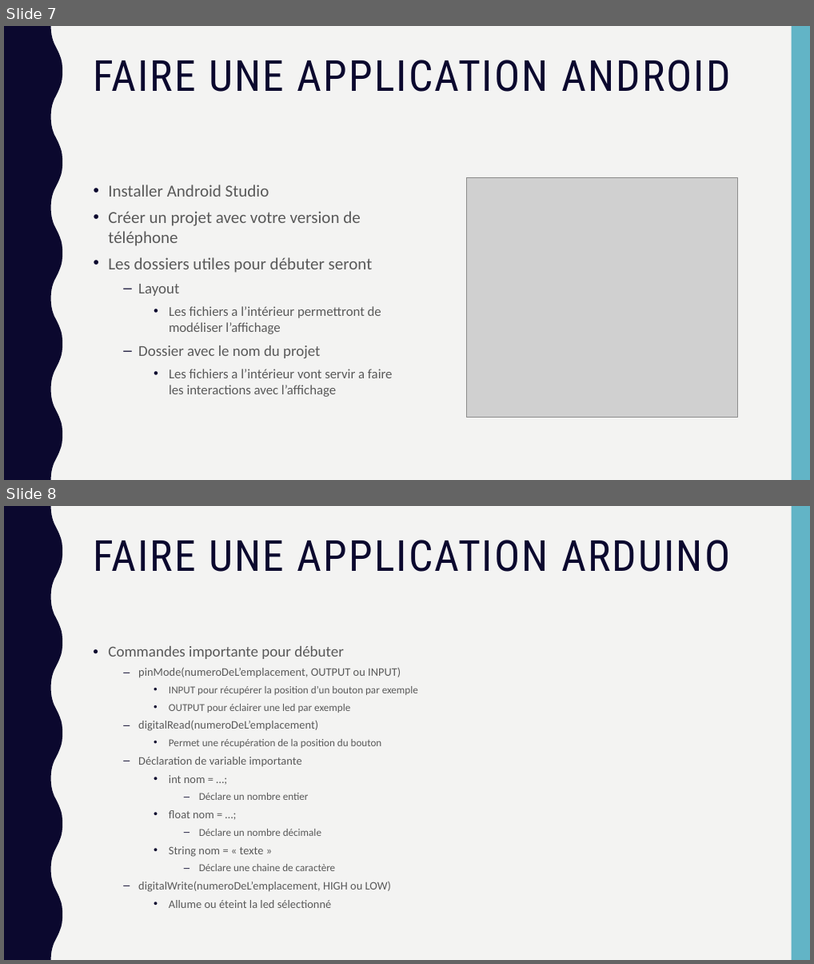
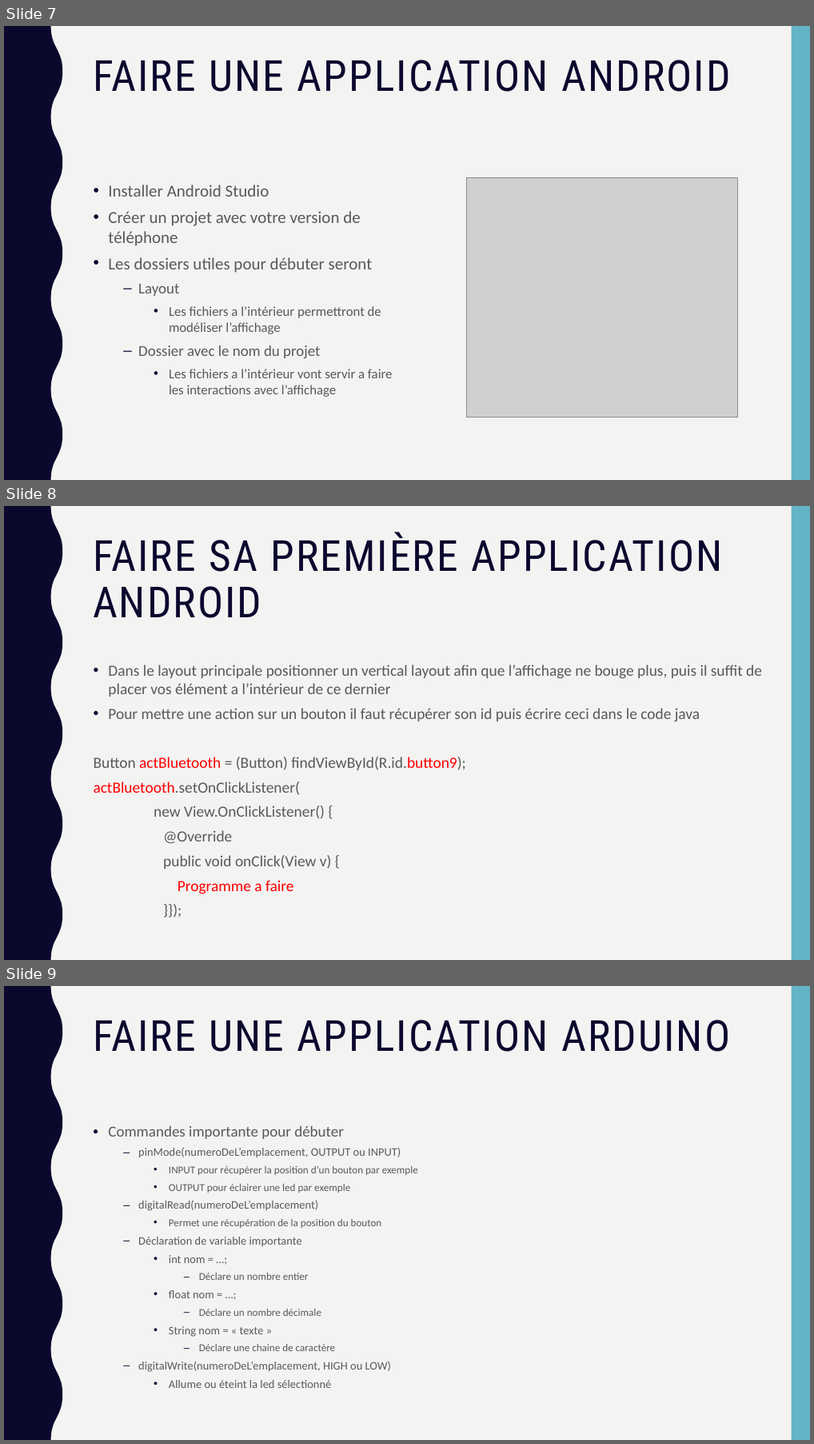
Before and after one commit to PandaPoPy/arduino_thinkcode, a slide deck: cours/Irondelle.pptx. Shown one above the other, each under a label of ours: slides 7 and 8 before the commit, slides 7, 8 and 9 after it. The pictures are 814x964 and 814x1444 pixels, drawn with LibreOffice and Linux fonts; fonts in the diff are those of the drawing; grey boxes stand for pictures. Boxes give left, top, right and bottom in pixels: in the first picture for what was removed or moved away, otherwise in the second. Text is boxed around its words. In the diff, an @@ line names an element or a change of style, - is before the commit and + after.

```diff
--- a/cours/Irondelle.pptx
+++ b/cours/Irondelle.pptx
@@ slide 8 added at bbox=[4, 506, 810, 960], background #F3F3F2; not listed: 2 template elements that a slide beside it also shows @@
@@ title added at bbox=[93, 532, 722, 618], 51 pt, text #0B082E @@
+FAIRE SA PREMIÈRE APPLICATION ANDROID
@@ text added at bbox=[94, 664, 762, 894], 18.5 pt, text #595959 @@
+• Dans le layout principale positionner un vertical layout afin que l’affichage ne bouge plus, puis il suffit de placer vos élément a l’intérieur de ce dernier
+• Pour mettre une action sur un bouton il faut récupérer son id puis écrire ceci dans le code java
+Button actBluetooth = (Button) findViewById(R.id.button9);
+actBluetooth.setOnClickListener(
+new View.OnClickListener() {
+@Override
+public void onClick(View v) {
+Programme a faire
+}});
@@ what was slide 8 is now slide 9 @@
```
Also in this commit, not shown: 2 slides changed, 2 other slides added, 2 other files.
